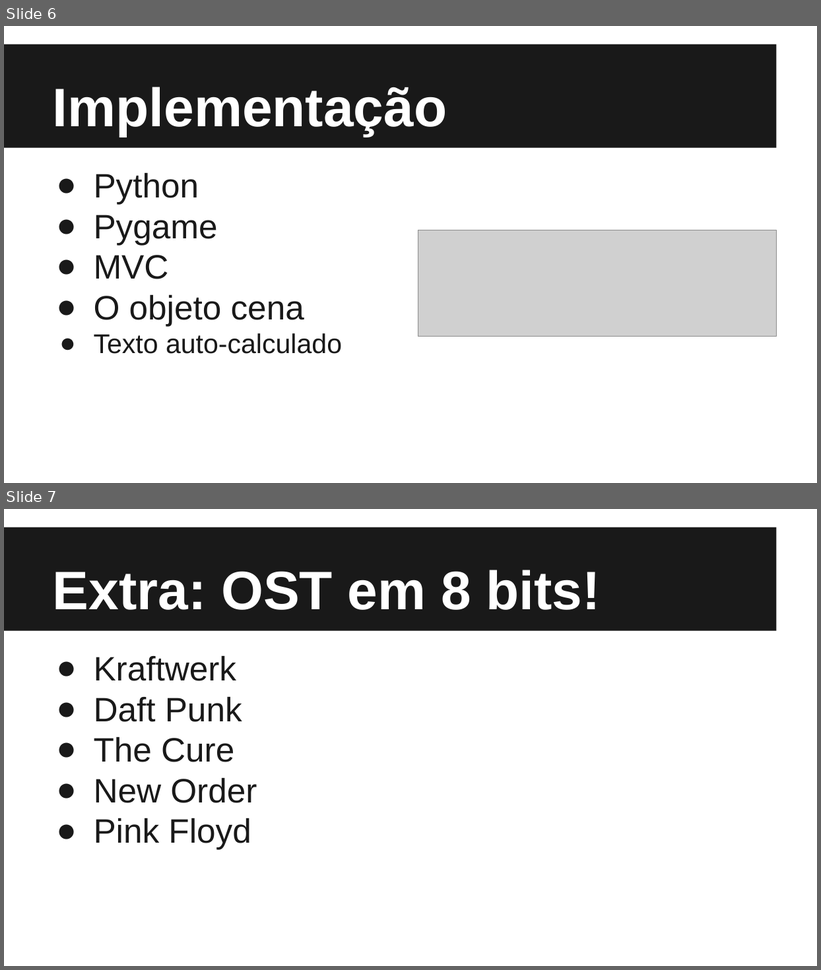
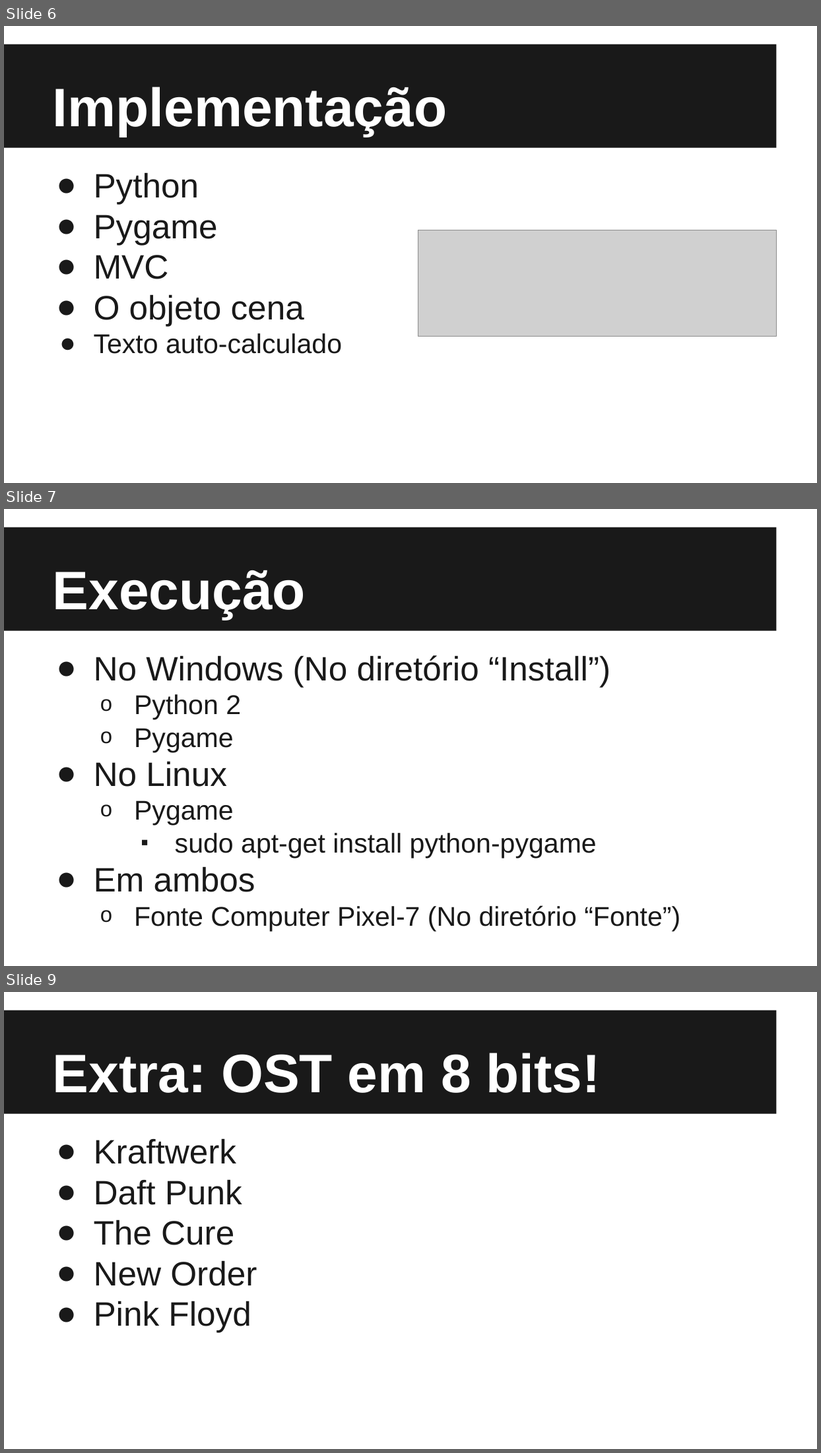
Before and after one commit to esponja92/The-Man-Machine, a slide deck: GDP GameArt.pptx. Shown one above the other, each under a label of ours: slides 6 and 7 before the commit, slides 6, 7 and 9 after it; the slides between them are not shown. The pictures are 821x970 and 821x1453 pixels, drawn with LibreOffice and Linux fonts; fonts in the diff are those of the drawing; grey boxes stand for pictures. Boxes give left, top, right and bottom in pixels: in the first picture for what was removed or moved away, otherwise in the second. Text is boxed around its words. In the diff, an @@ line names an element or a change of style, - is before the commit and + after.

Commit message:
Pasta com os instaladores para windows.

```diff
--- a/GDP GameArt.pptx
+++ b/GDP GameArt.pptx
@@ slide 7 added at bbox=[4, 509, 817, 966], background #FFFFFF; not listed: 1 template element that a slide beside it also shows @@
@@ title added at bbox=[53, 570, 306, 619], 48 pt, text #FFFFFF, bold @@
+Execução
@@ text added at bbox=[94, 656, 680, 931], 24 pt, text #191919 @@
+● No Windows (No diretório “Install”)
+  o Python 2
+  o Pygame
+● No Linux
+  o Pygame
+    ▪ sudo apt-get install python-pygame
+● Em ambos
+  o Fonte Computer Pixel-7 (No diretório “Fonte”)
@@ what was slide 7 is now slide 9 @@
```
Also in this commit, not shown: 1 other slide added, 7 other files.
